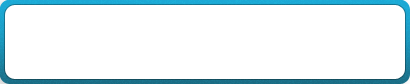
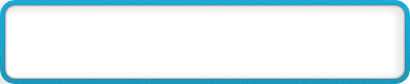
The second (410, 84) image is a revision of the first. Changes to its layers:
added layer "Shape 1 copy" above "Shape 1" over [5, 5, 405, 79]
"Shape 1": opacity 100% → 90%, painted on it over [0, 0, 410, 84]
hid "Shape 3" over [0, 0, 410, 84]
